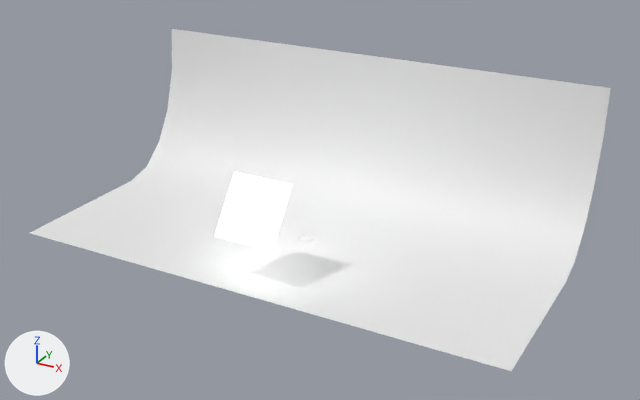
A saved change to the Blender file tutorial/section7/lamp.blend.
One viewpoint serves both versions: a 50 mm lens placed at (24.3, -42.5, 24.0), pointed at (1.1, -0.3, 2.9). The lights are fixed; the arrows at lower left show +X, +Y and +Z.

The first picture shows 'Backdrop', 'Window'.
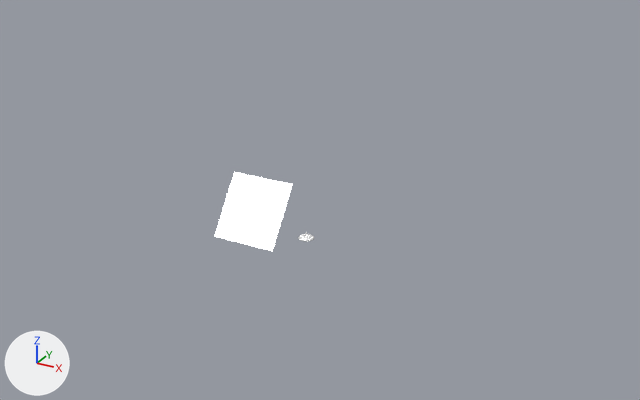
Location of each change, (x1, y1, x2, y2) in pixels of the pictures (640 x 400 px):
'Backdrop', hidden: before (30, 29, 611, 371)

The change, as a list of edits to the scene's bpy script:
```text
Change ob_backdrop:
    add ob_backdrop.hide_viewport = True
```
